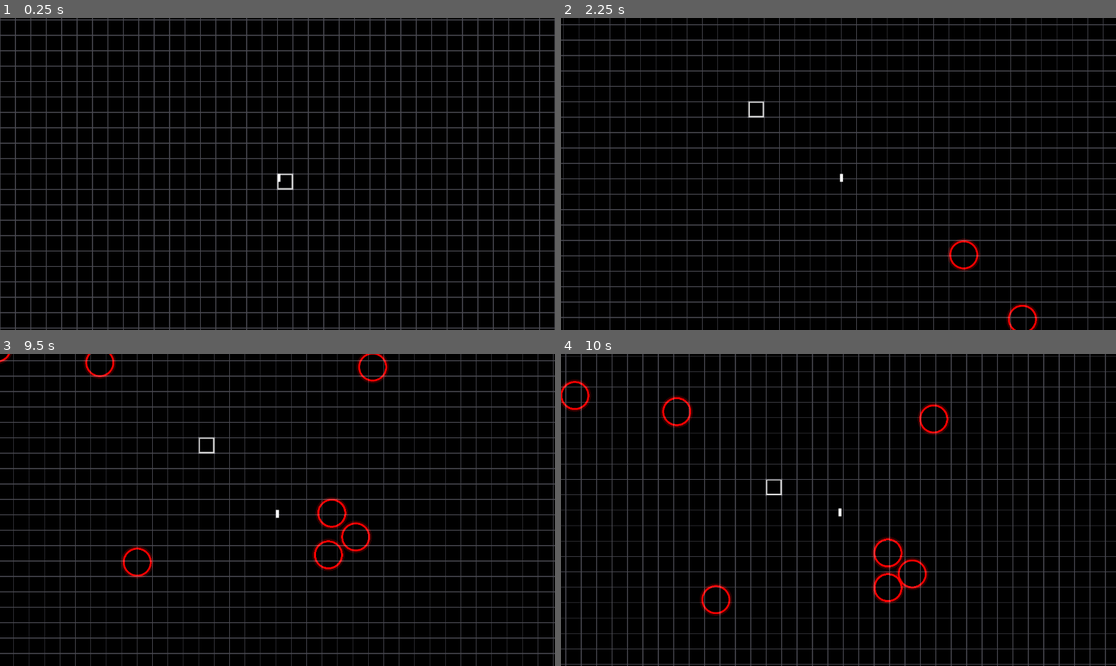
Above: before the commit, frames 1-4 (two rows, left to right).
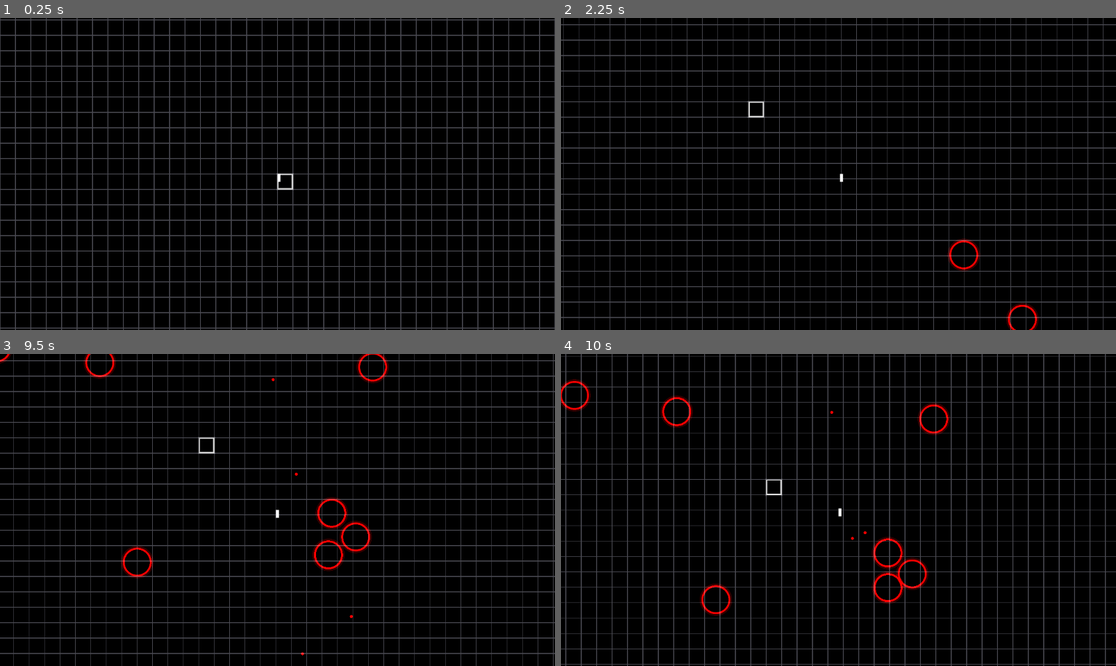
Above: after the commit, the same moments.

Repository: AnonymousXavier/ink-void
Game: Godot game, scene res://Scenes/world.tscn
The game is run twice, just before and just after one commit, with the same random seed, the same clock (stepped at 60 frames per second) and the same inputs.
Inputs (mouse positions are in pixels of both pictures, inside the frame that each line leads up to):
- Up to frame 1 (0.25 s): no input
- Up to frame 2 (2.25 s): tap Enter (ui_accept) at 0.5, 0.77, 1.52 s; move the mouse to (960, 158) at 0.52 s; hold Right (right) 0.53-1.28 s; click (960, 158) at 0.67 s; move the mouse to (727, 189) at 1.27 s; hold Down (down) 1.28-2.03 s; move the mouse to (894, 105) at 2.02 s; hold Right (right) from 2.03 s (still down)
- Up to frame 3 (9.5 s): move the mouse to (249, 572) at 2.77 s; release Right (right) at 2.78 s; hold Up (ui_up) 2.78-3.53 s; click (249, 572) at 2.92 s; tap Enter (ui_accept) at 3.02, 3.77, 4.52, 6.02, 6.77, 7.52, 9.02 s; move the mouse to (444, 556) at 3.52 s; hold Left (left) 3.53-5.03 s; move the mouse to (111, 463) at 4.27 s; move the mouse to (305, 510) at 5.02 s; hold Down (down) 5.03-5.78 s; click (305, 510) at 5.17 s; move the mouse to (194, 432) at 5.77 s; hold Right (right) 5.78-6.53 s; move the mouse to (399, 494) at 6.52 s; hold Up (ui_up) 6.53-7.28 s; move the mouse to (166, 525) at 7.27 s; hold Right (right) 7.28-8.03 s; click (166, 525) at 7.42 s; move the mouse to (333, 441) at 8.02 s; hold Down (down) 8.03-8.78 s; move the mouse to (249, 572) at 8.77 s; hold Left (left) from 8.78 s (still down)
- Up to frame 4 (10 s): move the mouse to (1005, 556) at 9.52 s; release Left (left) at 9.53 s; hold Up (ui_up) from 9.53 s (still down); click (1005, 556) at 9.67 s; tap Enter (ui_accept) at 9.77 s

Frames 1-2 are identical in both runs. In frame 3, less than 0.1% of the frame differs, in the area x 0-64%, y 0-97%; in frame 4, less than 0.1%, in the area x 0-56%, y 8-60%.

Commit message:
Implemented Shooting
-> Enemies now shoot at the player
-> Sm code refactoring made this possible too

Diff:
--- a/AutoLoads/Constants.gd
+++ b/AutoLoads/Constants.gd
@@ -5,16 +5,4 @@
 const CHUNK_SIZE = 512
 const BG_BORDER_WIDTH = 1 # px
 
-# TURRET STATS
-const MAX_TURRET_BASE_HEALTH: int     = 10 # Value of high
-const MAX_TURRET_BASE_DAMAGE: float   = 1 # Value of high
-const MAX_TURRET_BASE_RANGE: int      = 5 # Value of high
-const MAX_TURRET_BASE_FIRE_RATE: int  = 5 # Value of high
-
-# ENEMY STATS
-const MAX_ENEMY_BASE_HEALTH: int      = 50 # Value of high
-const MAX_ENEMY_BASE_DAMAGE: float    = 1 # Value of high
-const MAX_ENEMY_BASE_RANGE: int       = 5 # Value of high
-const MAX_ENEMY_BASE_FIRE_RATE: int   = 10 # Value of high
-
 var RNG = RandomNumberGenerator.new()
--- a/AutoLoads/Factories.gd
+++ b/AutoLoads/Factories.gd
@@ -48,6 +48,7 @@
 	var alignment_data = AlignmentData.new()
 	var velocity_data = VelocityData.new()
 	var stalker_data = StalkerData.new()
+	var projectile_weapon_data = Stats.projectile_weapon_datas[type]
 
 	velocity_data.speed = 100.0
 	render_data.texture = Cache.textures_dict[type]
@@ -66,6 +67,7 @@
 	entity_manager.alignment_components[id] = alignment_data
 	entity_manager.velocity_components[id] = velocity_data
 	entity_manager.stalker_components[id] = stalker_data
+	entity_manager.projectile_weopon_components[id] = projectile_weapon_data
 
 	entity_manager.active_entities.append(id)
 	entity_manager.is_an_enemy[id] = true
@@ -88,7 +90,7 @@
 	entity_manager.cell_overlay_id = id
 	return id
 
-func spawn_bullet(pos: Vector2, target: Vector2, damage: float, target_id: int, speed: float):
+func spawn_bullet(pos: Vector2, direction: Vector2, damage: float, target_id: int, speed: float):
 	var entity_manager = SceneInstances.entity_manager
 
 	# Fetch Bullet from inactive list or create new data
@@ -98,21 +100,21 @@
 	var renderingData: RenderingData
 	var meeleData: MeeleData
 	var velocityData: VelocityData
-	var homingData: HomingData
+	# var homingData: HomingData
 
 	if bullet_id != null:
 		transformData = entity_manager.inactive_bullet_transform_components[bullet_id]
 		renderingData = entity_manager.inactive_bullet_render_components[bullet_id]
 		meeleData = entity_manager.inactive_bullet_meele_components [bullet_id]
 		velocityData = entity_manager.inactive_bullet_velocity_components[bullet_id]
-		homingData = entity_manager.inactive_bullet_homing_components[bullet_id]
+		# homingData = entity_manager.inactive_bullet_homing_components[bullet_id]
 	else:
 		bullet_id = SceneInstances.entity_manager.next_entity_id
 		transformData = TransformData.new()
 		renderingData = RenderingData.new()
 		meeleData = MeeleData.new()
 		velocityData = VelocityData.new()
-		homingData = HomingData.new()
+		# homingData = HomingData.new()
 
 		SceneInstances.entity_manager.next_entity_id += 1
 
@@ -125,7 +127,7 @@
 	entity_manager.render_components[bullet_id] = renderingData
 	entity_manager.meele_components[bullet_id] = meeleData
 	entity_manager.velocity_components[bullet_id] = velocityData
-	entity_manager.homing_components[bullet_id] = homingData
+	# entity_manager.homing_components[bullet_id] = homingData
 
 	# Delete them
 	entity_manager.inactive_bullet_entities.erase(bullet_id)
@@ -133,15 +135,15 @@
 	entity_manager.inactive_bullet_render_components.erase(bullet_id)
 	entity_manager.inactive_bullet_meele_components.erase(bullet_id)
 	entity_manager.inactive_bullet_velocity_components.erase(bullet_id)
-	entity_manager.inactive_bullet_homing_components.erase(bullet_id)
+	# entity_manager.inactive_bullet_homing_components.erase(bullet_id)
 
 	# Modify the data
 	transformData.position = pos
-	velocityData.target = target
+	velocityData.direction = direction
 	velocityData.speed = speed
 	meeleData.damage = damage
 	meeleData.target_id = target_id
-	homingData.target_id = target_id
+	# homingData.target_id = target_id
 	renderingData.texture = Cache.textures_dict[Enums.ENTITY_TYPES.BULLET]
 
 func despawn_bullet(bullet_id: int):
--- a/AutoLoads/Misc.gd
+++ b/AutoLoads/Misc.gd
@@ -1,23 +1,21 @@
 extends Node
 class_name Misc
 
-static var base = float(Enums.LEVELS.LOW + Enums.LEVELS.MEDIUM + Enums.LEVELS.HIGH)
-
-static func create_meele_data_for(fire_rate: Enums.LEVELS, damage: Enums.LEVELS) -> MeeleData:
+static func create_meele_data_for(fire_rate: int, damage: int) -> MeeleData:
 	var meele_data = MeeleData.new()
 
-	meele_data.attack_range = Constants.MAX_ENEMY_BASE_RANGE
-	meele_data.damage = (damage / base) * Constants.MAX_ENEMY_BASE_DAMAGE
-	meele_data.fire_rate = (fire_rate / base) * Constants.MAX_ENEMY_BASE_FIRE_RATE
+	meele_data.attack_range = 1
+	meele_data.damage = damage
+	meele_data.fire_rate = fire_rate
 
 	return meele_data
 
-static func create_projectile_data_for(fire_rate: Enums.LEVELS, damage: Enums.LEVELS, attack_range: Enums.LEVELS, target_alignments: Array[Enums.ALIGNMENTS]) -> ProjectileWeaponData:
+static func create_projectile_data_for(fire_rate: int, damage:int, attack_range: int, target_alignments: Array[Enums.ALIGNMENTS]) -> ProjectileWeaponData:
 	var projectile_weapon_data = ProjectileWeaponData.new()
 
-	projectile_weapon_data.damage = (damage / base) * Constants.MAX_ENEMY_BASE_DAMAGE
-	projectile_weapon_data.attack_range = (attack_range / base) * Constants.MAX_ENEMY_BASE_RANGE * Constants.TILE_SIZE # Covert from cells to int
-	projectile_weapon_data.fire_rate = (fire_rate / base) * Constants.MAX_ENEMY_BASE_FIRE_RATE
+	projectile_weapon_data.damage = damage
+	projectile_weapon_data.attack_range = attack_range
+	projectile_weapon_data.fire_rate = fire_rate
 	projectile_weapon_data.target_alignments = target_alignments
 
 	return projectile_weapon_data
@@ -30,12 +28,6 @@
 
 	return health_data
 
-static func create_tower_health_data_for(health: Enums.LEVELS):
-	return create_health_data((health / base) * Constants.MAX_TURRET_BASE_HEALTH)
-
-static func create_enemy_health_data_for(health: Enums.LEVELS):
-	return create_health_data((health / base) * Constants.MAX_TURRET_BASE_HEALTH)
-
 static func convert_screen_pos_to_world_pos(position: Vector2):
 	var pixel_position =  SceneInstances.camera._top_left + position / SceneInstances.camera.zoom
 	var cell_position = Vector2i((pixel_position / Constants.TILE_SIZE).floor())
--- a/AutoLoads/Stats.gd
+++ b/AutoLoads/Stats.gd
@@ -1,10 +1,13 @@
 extends Node
 
 @onready var meele_data: Dictionary[Enums.ENTITY_TYPES, MeeleData] = {
-	Enums.ENTITY_TYPES.NORMAL_ENEMY: Misc.create_meele_data_for(Enums.LEVELS.HIGH, Enums.LEVELS.HIGH)
+	Enums.ENTITY_TYPES.NORMAL_ENEMY: Misc.create_meele_data_for(1, 1)
 }
 
+@onready var projectile_weapon_datas: Dictionary[Enums.ENTITY_TYPES, ProjectileWeaponData] = {
+	Enums.ENTITY_TYPES.NORMAL_ENEMY: Misc.create_projectile_data_for(1, 1, Constants.CHUNK_SIZE, [Enums.ALIGNMENTS.PLAYER])
+}
 
 @onready var health_data: Dictionary[Enums.ENTITY_TYPES, HealthData] = {
-	Enums.ENTITY_TYPES.NORMAL_ENEMY: Misc.create_enemy_health_data_for(Enums.LEVELS.LOW),
+	Enums.ENTITY_TYPES.NORMAL_ENEMY: Misc.create_health_data(1),
 }
--- a/Systems/cameraSystem.gd
+++ b/Systems/cameraSystem.gd
@@ -1,7 +1,10 @@
 extends Node
 class_name Camera
 
-var _top_left: Vector2 = Vector2.ZERO
+var _top_left: Vector2 = Vector2.ZERO:
+	get():
+		return position - get_size() / 2
+
 var zoom: float = 0.5  # 1.0 is default, 2.0 is zoomed in, 0.5 is zoomed out
 var speed: int = 400
 var position: Vector2 # Camera's Center
--- a/Systems/movement_system.gd
+++ b/Systems/movement_system.gd
@@ -4,6 +4,11 @@
 func update(delta: float) -> void:
 	var entity_manager = SceneInstances.entity_manager
 	var screen_rect = get_viewport().get_visible_rect()
+
+	screen_rect.size = screen_rect.size / SceneInstances.camera.zoom
+	screen_rect.position = SceneInstances.camera._top_left
+
+	print(screen_rect, SceneInstances.camera._top_left)
 
 	for id in entity_manager.velocity_components:
 		var transform = entity_manager.transform_components.get(id)
--- a/Systems/projectile_dispatch_system.gd
+++ b/Systems/projectile_dispatch_system.gd
@@ -6,4 +6,5 @@
 			var target_transform_data: TransformData = SceneInstances.entity_manager.transform_components[event["target"]]
 			var parent_transform_data: TransformData = SceneInstances.entity_manager.transform_components[event["id"]]
 
-			Factories.spawn_bullet(parent_transform_data.position, target_transform_data.position, event["damage"], event["target"], 1000.0)
+			var direction = (target_transform_data.position - parent_transform_data.position).normalized()
+			Factories.spawn_bullet(parent_transform_data.position, direction, event["damage"], event["target"], 1000.0)
